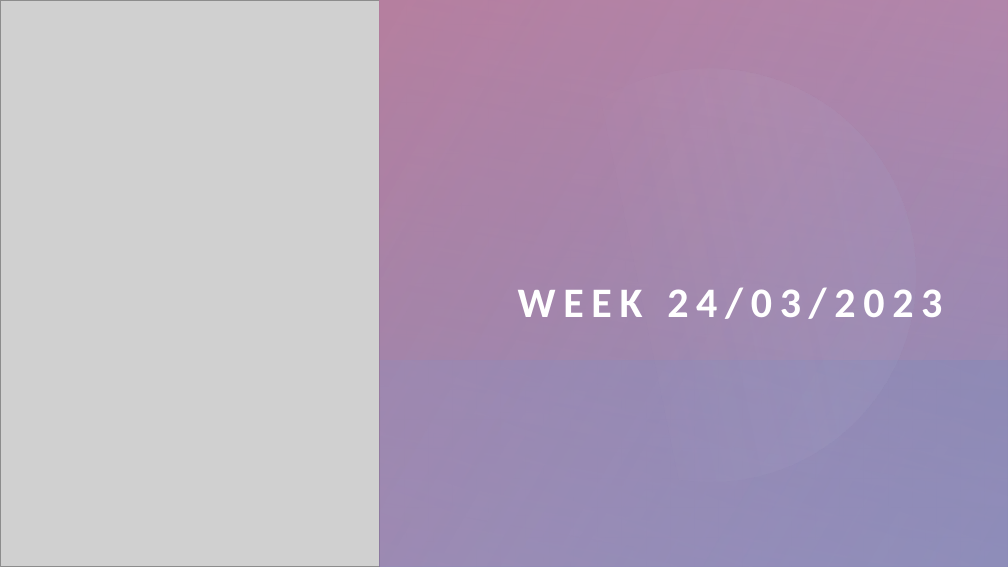
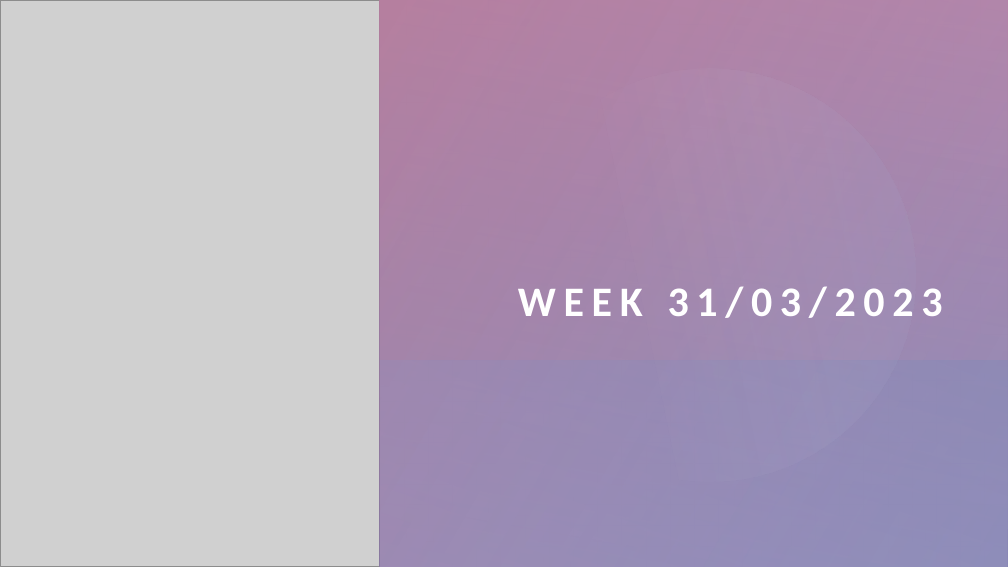
Before and after one commit to irisroatis/phd_year1_code_term2, a slide deck: slide 1 of ppt meetings/March 2023/31.03.pptx. Drawn at 1008x567 pixels with LibreOffice and Linux fonts; fonts in the diff are those of the drawing; grey boxes stand for pictures. Boxes give left, top, right and bottom in pixels: in the first picture for what was removed or moved away, otherwise in the second. Text is boxed around its words. In the diff, an @@ line names an element or a change of style, - is before the commit and + after.

```diff
--- a/ppt meetings/March 2023/31.03.pptx
+++ b/ppt meetings/March 2023/31.03.pptx
@@ title at (x1=518, y1=286, x2=943, y2=318): text changed @@
-WEEK 24/03/2023
+WEEK 31/03/2023
```
Also in this commit, not shown: 1 other file.
